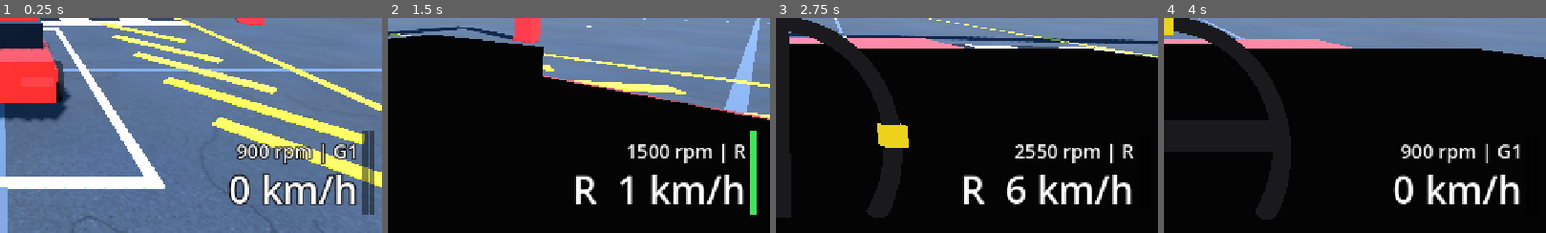
Above: before the commit, frames 1-4 (left to right).
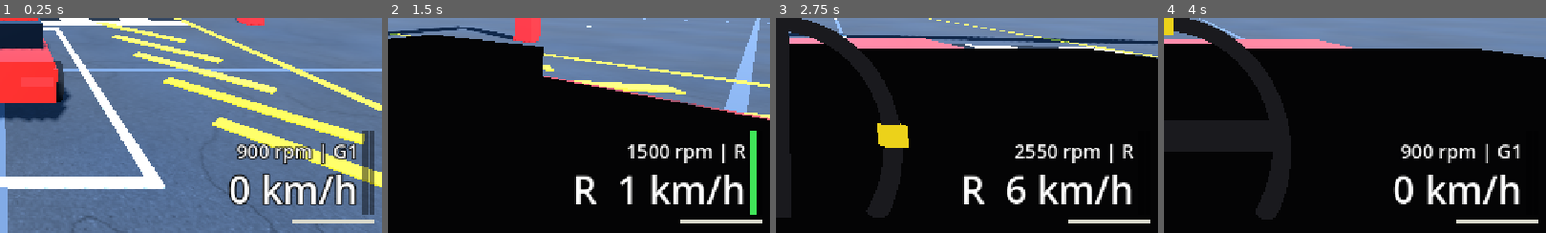
Above: after the commit, the same moments.

Repository: kokosro/factory-driver
Game: Godot game, scene res://scenes/main.tscn
Two runs of this game, one before a commit and one after it. Both use one fixed random seed, a clock stepped at 60 frames per second and the inputs below.
Inputs:
- Up to frame 1 (0.25 s): no input
- Up to frame 2 (1.5 s): tap Enter at 0.5 s; hold Right (steer_right) 0.53-1.28 s; tap C (camera_cycle) at 0.6 s; tap R (reset_car) at 1.25 s; hold Down (brake) from 1.28 s (still down); tap B (look_back) at 1.35 s
- Up to frame 3 (2.75 s): release Down (brake) at 2.03 s; hold Right (steer_right) from 2.03 s (still down); tap , (look_left) at 2.1 s
- Up to frame 4 (4 s): release Right (steer_right) at 2.78 s; hold Up (accelerate) 2.78-3.53 s; tap . (look_right) at 2.85 s; hold Left (steer_left) from 3.53 s (still down); tap 1 (test_1) at 3.6 s
The pictures show only the part of the screen within x 50-100%, y 50-100%; the shares and areas given below are measured in that part.

The runs differ from the first frame. In frame 1, 0.4% of the frame differs, in the area x 76-98%, y 93-96%; in frame 2, 0.4%; in frame 3, 0.4%; in frame 4, 0.4%.

Commit message:
HUD: a fuel bar under the pedal bars - a thin bar lying flat at the right edge, filled from the left with the car's fuel_fraction() every physics tick through set_fuel_bar (0..1, clamped, NaN = empty, the pedal bars' contract), amber under 15 % of the tank, red under 8 %; a ColorRect scaled along x over a dark back, hidden when empty, no text and no layout

Diff:
--- a/scenes/hud.tscn
+++ b/scenes/hud.tscn
@@ -101,6 +101,32 @@
 mouse_filter = 2
 color = Color(1, 0.25, 0.2, 1)
 
+[node name="FuelBarBack" type="ColorRect" parent="."]
+custom_minimum_size = Vector2(140, 6)
+anchors_preset = 3
+anchor_left = 1.0
+anchor_top = 1.0
+anchor_right = 1.0
+anchor_bottom = 1.0
+offset_left = -152.0
+offset_top = -22.0
+offset_right = -12.0
+offset_bottom = -16.0
+grow_horizontal = 0
+grow_vertical = 0
+mouse_filter = 2
+color = Color(0, 0, 0, 0.45)
+
+[node name="FuelBar" type="ColorRect" parent="FuelBarBack"]
+layout_mode = 1
+anchors_preset = 15
+anchor_right = 1.0
+anchor_bottom = 1.0
+grow_horizontal = 2
+grow_vertical = 2
+mouse_filter = 2
+color = Color(0.85, 0.85, 0.8, 1)
+
 [node name="ControlsLabel" type="Label" parent="."]
 offset_left = 24.0
 offset_top = 18.0
--- a/scripts/hud.gd
+++ b/scripts/hud.gd
@@ -1,12 +1,20 @@
 class_name HUD
 extends CanvasLayer
-## Minimal driving HUD: speed, plus a tach line (engine RPM and gear) and the
-## two pedal bars so the driving feel can be checked. The mission line and
+## Minimal driving HUD: speed, plus a tach line (engine RPM and gear), the two
+## pedal bars so the driving feel can be checked, and the fuel bar. The mission line and
 ## banner only show what they are handed (see scripts/mission_manager.gd).
 
 ## Tach text colour normally and from ArcadeCar.SHIFT_LIGHT_RPM up.
 const TACH_COLOR := Color(1, 1, 1, 1)
 const TACH_REDLINE_COLOR := Color(1.0, 0.3, 0.2, 1)
+
+## Fuel bar colour: normally, amber with less than FUEL_RESERVE_FRACTION of the
+## tank left (0..1), red with less than FUEL_LOW_FRACTION.
+const FUEL_COLOR := Color(0.85, 0.85, 0.8, 1)
+const FUEL_RESERVE_COLOR := Color(1.0, 0.7, 0.15, 1)
+const FUEL_LOW_COLOR := Color(1.0, 0.25, 0.2, 1)
+const FUEL_RESERVE_FRACTION := 0.15
+const FUEL_LOW_FRACTION := 0.08
 
 @export var car: ArcadeCar
 
@@ -17,6 +25,7 @@
 @onready var _mission_banner_detail: Label = $MissionBannerDetail
 @onready var _throttle_bar: ColorRect = $ThrottleBarBack/ThrottleBar
 @onready var _brake_bar: ColorRect = $BrakeBarBack/BrakeBar
+@onready var _fuel_bar: ColorRect = $FuelBarBack/FuelBar
 
 
 func _process(_delta: float) -> void:
@@ -39,12 +48,13 @@
 
 ## The pedal bars follow the pedals tick by tick (ArcadeCar.throttle_pedal /
 ## brake_pedal, what the drivetrain is given): a dab at a key is a bar that
-## never gets to the top.
+## never gets to the top. The fuel bar follows the tank (ArcadeCar.fuel_fraction).
 func _physics_process(_delta: float) -> void:
 	if not car:
 		return
 	set_throttle_bar(car.throttle_pedal)
 	set_brake_bar(car.brake_pedal)
+	set_fuel_bar(car.fuel_fraction())
 
 
 ## How full the two pedal bars by the speed are, 0 (empty) .. 1 (full); out of
@@ -57,13 +67,31 @@
 	_fill_bar(_brake_bar, value)
 
 
-## A bar is a full-height rectangle scaled down from its foot (pivot_offset in
-## hud.tscn): no layout, no text. Empty it is hidden, never scaled to nothing.
-func _fill_bar(bar: ColorRect, value: float) -> void:
+## How full the fuel bar under the pedal bars is, 0 (dry) .. 1 (full tank); out
+## of range is clamped, NaN is empty. It lies flat and fills from the left, and
+## turns amber, then red, as the tank runs low (FUEL_RESERVE_FRACTION,
+## FUEL_LOW_FRACTION).
+func set_fuel_bar(value: float) -> void:
+	var fill := _fill_bar(_fuel_bar, value, true)
+	if fill < FUEL_LOW_FRACTION:
+		_fuel_bar.color = FUEL_LOW_COLOR
+	elif fill < FUEL_RESERVE_FRACTION:
+		_fuel_bar.color = FUEL_RESERVE_COLOR
+	else:
+		_fuel_bar.color = FUEL_COLOR
+
+
+## A bar is a full-size rectangle scaled down from its foot (pivot_offset in
+## hud.tscn), or, lying flat (`flat`), from its left end: no layout, no text.
+## Empty it is hidden, never scaled to nothing. Returns how full it is, 0..1.
+func _fill_bar(bar: ColorRect, value: float, flat := false) -> float:
 	var fill := 0.0 if is_nan(value) else clampf(value, 0.0, 1.0)
 	bar.visible = fill > 0.0
-	if bar.visible:
+	if bar.visible and flat:
+		bar.scale.x = fill
+	elif bar.visible:
 		bar.scale.y = fill
+	return fill
 
 
 ## The mission line under the controls text.
